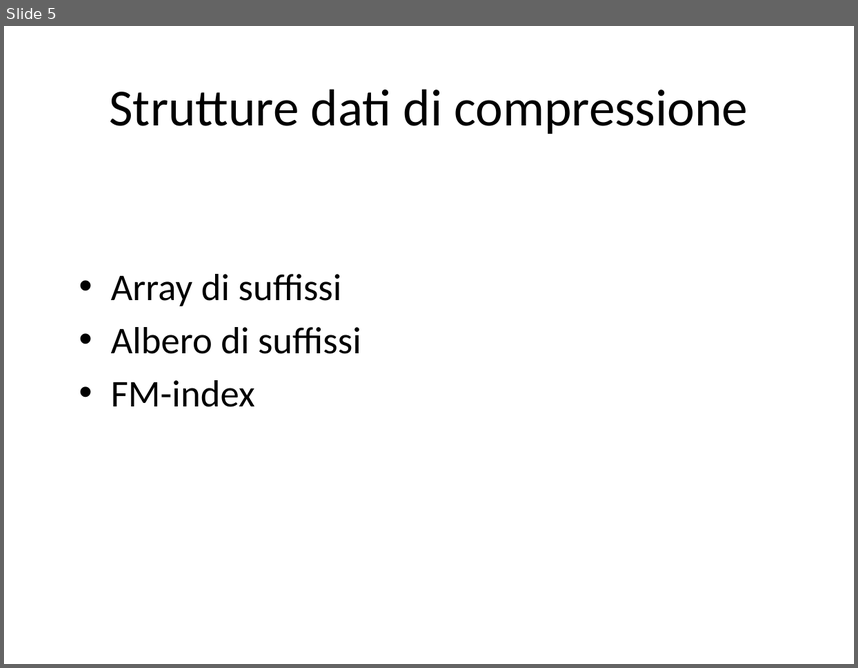
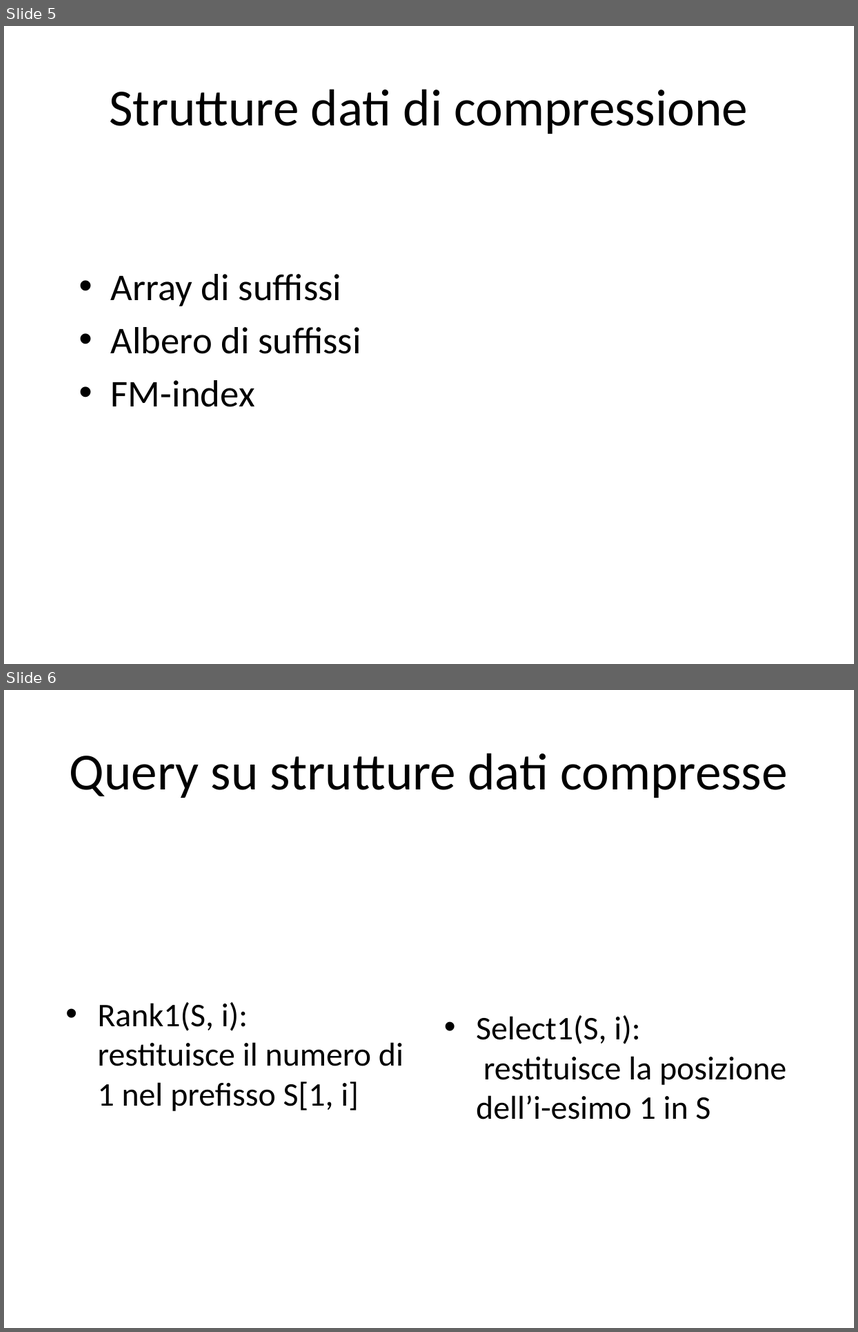
Before and after one commit to luca-Serena/tesi-strutture-dati-compressione, a slide deck: Presentazione.pptx. Shown one above the other, each under a label of ours: slide 5 before the commit, slides 5 and 6 after it. The pictures are 858x668 and 858x1332 pixels, drawn with LibreOffice and Linux fonts; fonts in the diff are those of the drawing. Boxes give left, top, right and bottom in pixels: in the first picture for what was removed or moved away, otherwise in the second. Text is boxed around its words. In the diff, an @@ line names an element or a change of style, - is before the commit and + after.

```diff
--- a/Presentazione.pptx
+++ b/Presentazione.pptx
@@ slide 6 added at [4,690,854,1328], background #FFFFFF @@
@@ title added at [70,753,787,798], 44 pt, text #000000 @@
+Query su strutture dati compresse
@@ text added at [98,1002,404,1111], 28 pt, text #000000 @@
+• Rank1(S, i):
+  restituisce il numero di 1 nel prefisso S[1, i]
@@ text added at [476,1015,786,1119], 28 pt, text #000000 @@
+• Select1(S, i):
+  restituisce la posizione dell’i-esimo 1 in S
```
Also in this commit, not shown: 3 slides changed, 2 other slides added, 3 slides removed.
